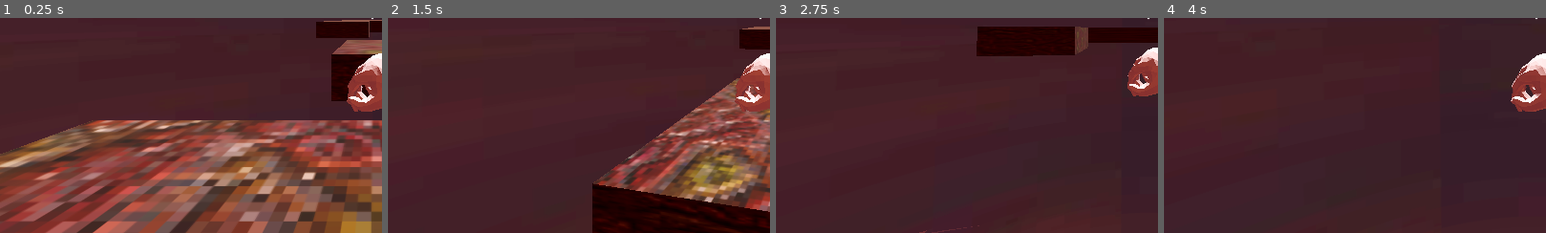
Above: before the commit, frames 1-4 (left to right).
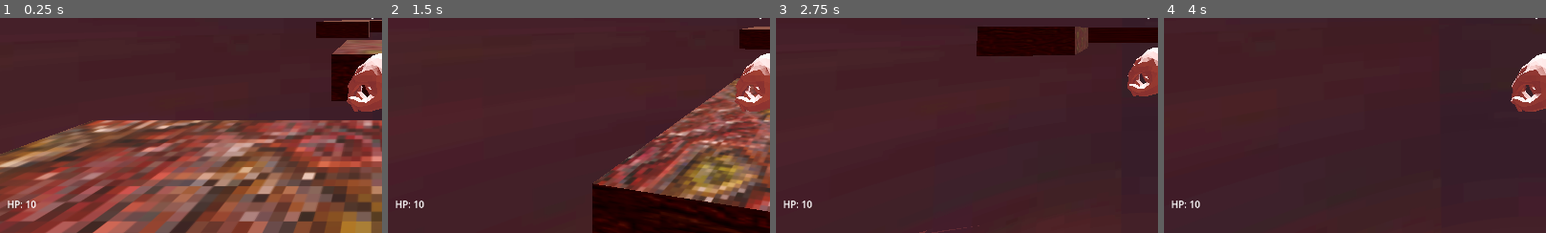
Above: after the commit, the same moments.

Repository: PushingTrooper/lucidnightmare
Game: Godot game, scene res://scenes/World.tscn
Same seed, same stepped clock (60 frames per second), same inputs: the game is played once before the commit and once after it.
Inputs (mouse positions are % of the whole screen's width and height, from its top left):
- Up to frame 1 (0.25 s): no input
- Up to frame 2 (1.5 s): tap Enter (ui_accept) at 0.5 s; move the mouse to (55, 50) at 0.52 s; hold Right mouse button (state_change) 0.53-1.28 s; hold W (move_forward) from 0.53 s (still down); click (55, 50) at 0.67 s; tap Space (move_jump) at 0.77 s; move the mouse to (45, 50) at 1.27 s; click (45, 50) at 1.35 s
- Up to frame 3 (2.75 s): keep holding W (move_forward); tap Space (move_jump) at 1.52 s; right-click (45, 50) at 1.55 s; move the mouse to (52, 48) at 2.02 s; hold Shift (move_sprint) from 2.03 s (still down); click (52, 48) at 2.17 s; right-click (52, 48) at 2.3 s
- Up to frame 4 (4 s): keep holding W (move_forward); move the mouse to (49, 52) at 2.77 s; release Shift (move_sprint) at 2.78 s; right-click (49, 52) at 2.85 s; click (49, 52) at 2.92 s; tap Space (move_jump) at 3.02, 3.77 s; move the mouse to (57, 51) at 3.52 s; hold Right mouse button (state_change) from 3.53 s (still down); tap F at 3.6 s; click (57, 51) at 3.67 s
The pictures show only the part of the screen within x 1-51%, y 50-100%; the shares and areas given below are measured in that part.

The runs differ from the first frame. In frame 1, 0.1% of the frame differs, in the area x 2-10%, y 84-89%; in frame 2, 0.2%; in frame 3, 0.2%; in frame 4, 0.2%.

Commit message:
Added hp and tutorial text

Diff:
--- a/data/player/player.gd
+++ b/data/player/player.gd
@@ -11,11 +11,14 @@
 var camera_fov_extents = [75.0, 85.0] #index 0 is normal, index 1 is sprinting
 var projectile = preload("res://data/projectile/projectile.tscn")
 var hp = 10
+@export var damageTaken := 1
 
 @onready var cooldownTimer = $CooldownTimer
 @onready var swordAnimation = $head/camera/sword_animation/AnimationPlayer
 @onready var sword = $head/camera/sword_animation
 @onready var armsAnimation = $head/camera/arms_animation/AnimationPlayer
+@onready var leftButtonTextLabel = $head/camera/Control/leftButtonTextLabel
+@onready var rightButtonTextLabel = $head/camera/Control/rightButtonTextLabel
 
 @onready var parts = {
 	"head": $head,
@@ -77,6 +80,12 @@
 
 	if Orchestrator.haveGun and !sword.is_visible_in_tree():
 		sword.visible = true
+		leftButtonTextLabel.visible = true
+		rightButtonTextLabel.visible = true
+
+	if event.is_action_pressed("state_change") and Orchestrator.haveGun:
+		leftButtonTextLabel.visible = false
+		rightButtonTextLabel.visible = false
 
 	if event.is_action_pressed("mouse_left_click") and Orchestrator.haveGun and cooldownTimer.is_stopped():
 		var initProjectile = projectile.instantiate()
@@ -104,6 +113,13 @@
 #			parts.weapon.rotation_degrees.x -= event.relative.y * sensitivity
 #			parts.weapon.rotation.x = clamp(parts.head.rotation.x, deg_to_rad(-90), deg_to_rad(90))
 
+func hit():
+	emit_signal("enemy_hit", damageTaken)
+	print("got hit")
+	hp-=1
+#	if(hp < 1):
+#		self.queue_free()
+
 func _on_pause():
 	pass
 
--- a/data/player/player.tscn
+++ b/data/player/player.tscn
@@ -134,6 +134,40 @@
 [node name="arms_animation" parent="head/camera" instance=ExtResource("2_3kahs")]
 transform = Transform3D(-1, 0, -8.74228e-08, 0, 1, 0, 8.74228e-08, 0, -1, 0, -0.294, -0.426)
 
+[node name="Control" type="Control" parent="head/camera"]
+layout_mode = 3
+anchors_preset = 15
+anchor_right = 1.0
+anchor_bottom = 1.0
+grow_horizontal = 2
+grow_vertical = 2
+
+[node name="hpTextLabel" type="RichTextLabel" parent="head/camera/Control"]
+layout_mode = 0
+offset_left = -612.0
+offset_top = 300.0
+offset_right = -547.0
+offset_bottom = 334.0
+text = "HP: 10"
+
+[node name="leftButtonTextLabel" type="RichTextLabel" parent="head/camera/Control"]
+visible = false
+layout_mode = 0
+offset_left = 61.0
+offset_top = -57.0
+offset_right = 254.0
+offset_bottom = -8.0
+text = "Change dream with the right mouse button"
+
+[node name="rightButtonTextLabel" type="RichTextLabel" parent="head/camera/Control"]
+visible = false
+layout_mode = 0
+offset_left = -202.0
+offset_top = -53.0
+offset_right = -36.0
+offset_bottom = -4.0
+text = "Shoot with the Left mouse button"
+
 [node name="collision" type="CollisionShape3D" parent="."]
 shape = SubResource("CapsuleShape3D_phygr")
 
